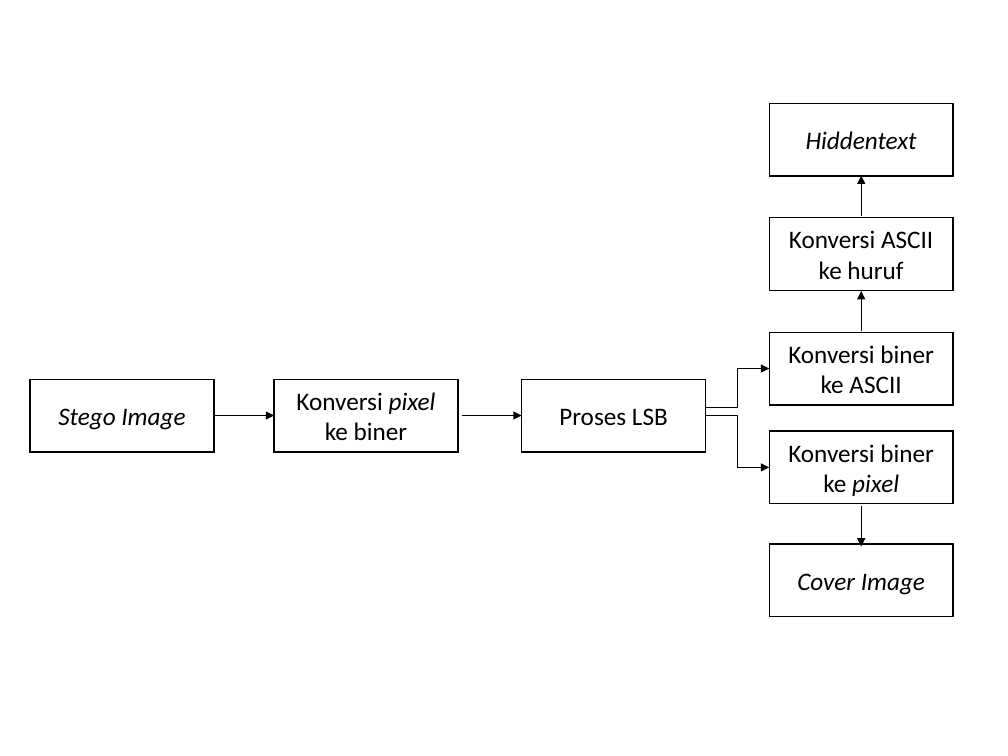
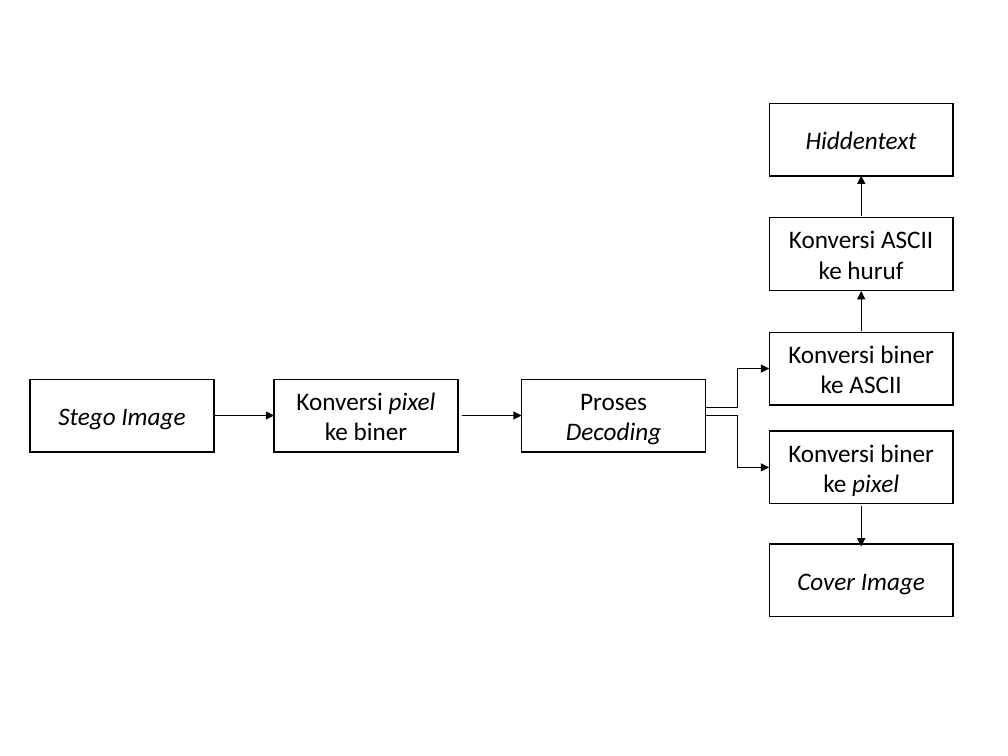
Before and after one commit to ameliapriliani23/Skripsweet, a slide deck: slide 2 of Ms. Office/flowchart2.pptx. Drawn at 1008x756 pixels with LibreOffice and Linux fonts; fonts in the diff are those of the drawing. Boxes give left, top, right and bottom in pixels: in the first picture for what was removed or moved away, otherwise in the second. Text is boxed around its words. In the diff, an @@ line names an element or a change of style, - is before the commit and + after.

```diff
--- a/Ms. Office/flowchart2.pptx
+++ b/Ms. Office/flowchart2.pptx
@@ text in rectangle at (566,393,661,445): text changed; italic on @@
-Proses LSB
+Proses Decoding
```
Also in this commit, not shown: 1 other slide changed, 24 other files.
